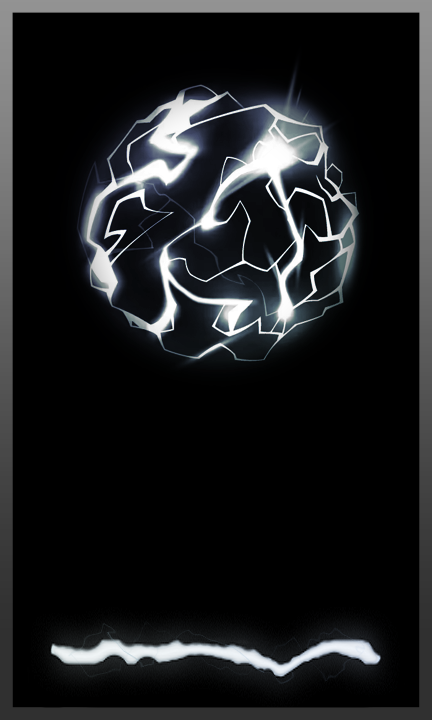
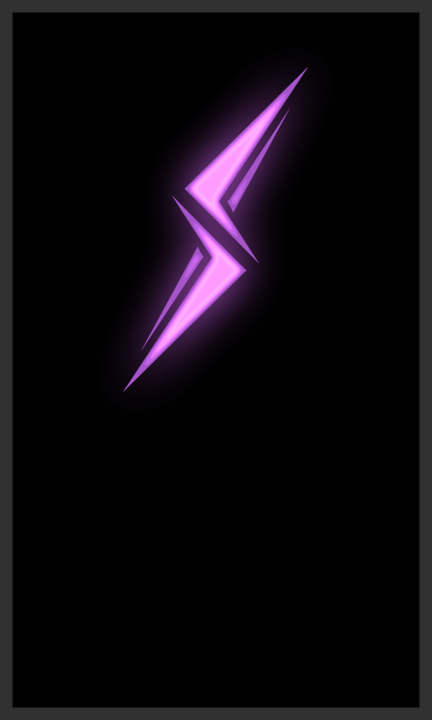
Layered file, before and after one edit (432x720). Changes by layer:
added group "Magic" with 3 layers above "Gear" over (x1=123, y1=67, x2=308, y2=392)
added group "Facet" with 1 layers in group "Magic" over (x1=123, y1=67, x2=308, y2=392)
added layer "Amethyst" in group "Facet" over (x1=123, y1=67, x2=308, y2=392)
moved "Layer 2" into group "Desire Forged" over (x1=0, y1=0, x2=432, y2=633)
moved "Void Forge" into group "Desire Forged" over (x1=0, y1=0, x2=432, y2=708)
moved "Layer 8 copy" into group "Desire Forged" over (x1=0, y1=0, x2=432, y2=708)
moved "Layer 9 copy 3" into group "Desire Forged" over (x1=68, y1=620, x2=366, y2=684)
moved "Layer 8" into group "Desire Forged" over (x1=0, y1=0, x2=432, y2=708)
moved "Void Forge Bar copy" into group "Desire Forged" over (x1=31, y1=607, x2=400, y2=707)
moved "Layer 7" into group "Desire Forged" over (x1=0, y1=0, x2=432, y2=708)
moved "Layer 6" into group "Desire Forged" over (x1=66, y1=47, x2=371, y2=404)